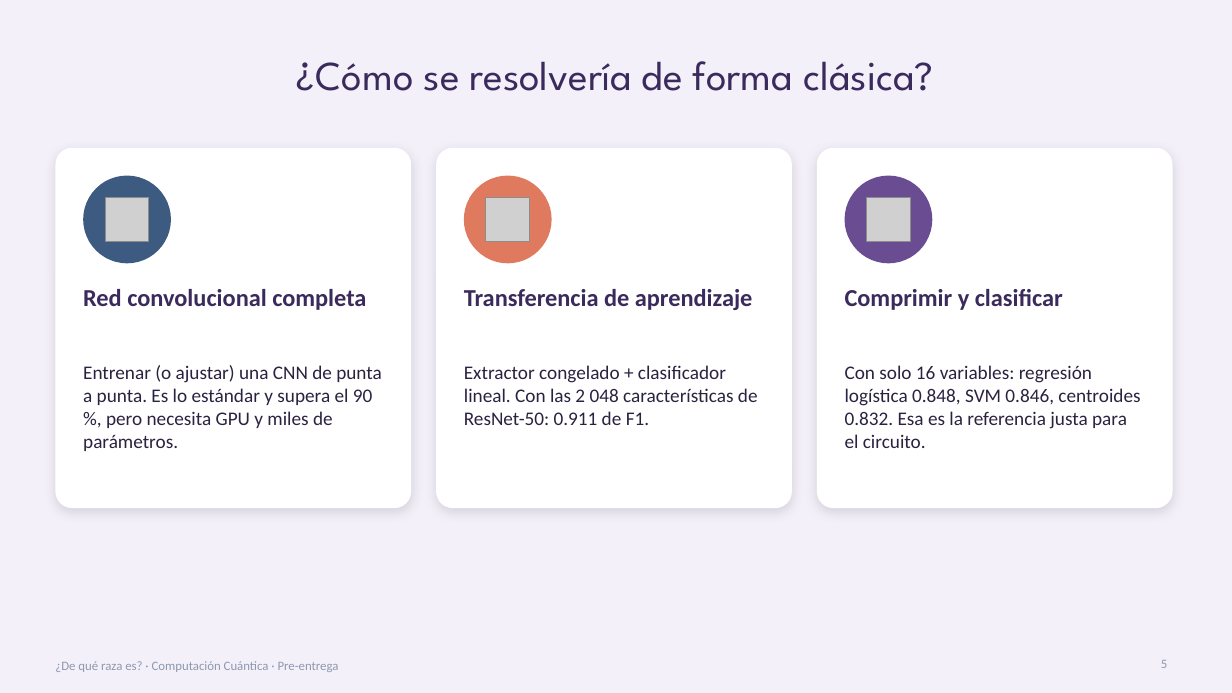
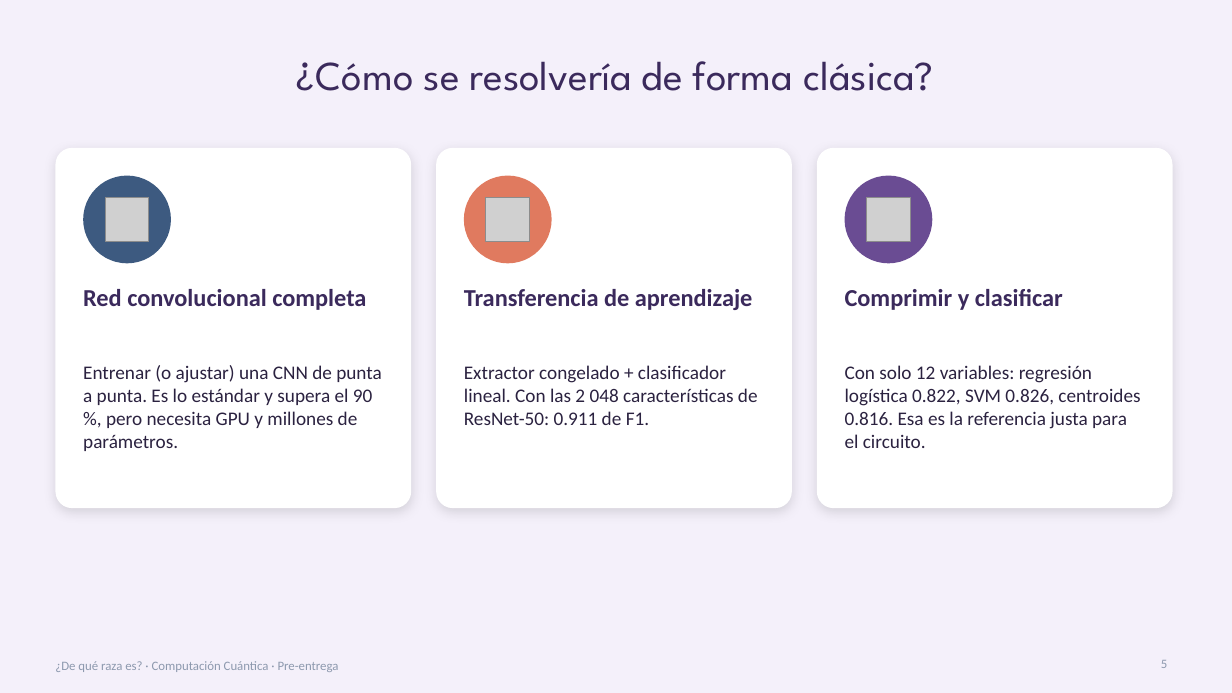
Before and after one commit to KarlaRoChi/Proyecto-FInal-Compu-Cuantica, a slide deck: slide 5 of Presentacion/Presentacion_Preentrega.pptx. Drawn at 1232x693 pixels with LibreOffice and Linux fonts; fonts in the diff are those of the drawing; grey boxes stand for pictures. Boxes give left, top, right and bottom in pixels: in the first picture for what was removed or moved away, otherwise in the second. Text is boxed around its words. In the diff, an @@ line names an element or a change of style, - is before the commit and + after.

Commit message:
Correcciones menores para usar otros métodos ya vistos en clase

```diff
--- a/Presentacion/Presentacion_Preentrega.pptx
+++ b/Presentacion/Presentacion_Preentrega.pptx
@@ text at (83,365,382,451): text changed @@
-Entrenar (o ajustar) una CNN de punta a punta. Es lo estándar y supera el 90 %, pero necesita GPU y miles de parámetros.
+Entrenar (o ajustar) una CNN de punta a punta. Es lo estándar y supera el 90 %, pero necesita GPU y millones de parámetros.
@@ text at (845,365,1140,448): text changed @@
-Con solo 16 variables: regresión logística 0.848, SVM 0.846, centroides 0.832. Esa es la referencia justa para el circuito.
+Con solo 12 variables: regresión logística 0.822, SVM 0.826, centroides 0.816. Esa es la referencia justa para el circuito.
```
Also in this commit, not shown: 12 other slides changed, 8 other files.
